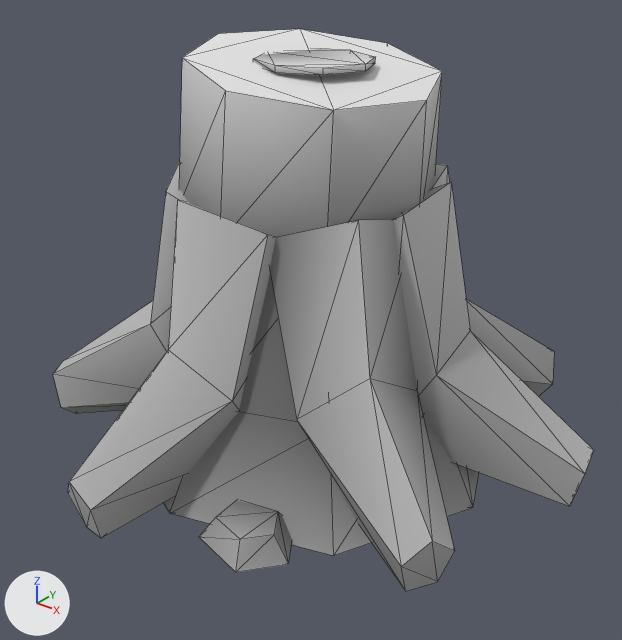
The glTF model assets/models/fiordland/props/stump.glb as it was, and as the next commit left it.
The view is the same before and after, from a 50 mm camera at (0.958, -1.184, 1.022) aimed at (0.035, -0.03, 0.306). The lights are fixed; the arrows at lower left show +X, +Y and +Z. The first picture is the older version. Mesh edges are drawn as thin lines. Vertices at exactly the same position are counted once.

Names of what the first picture shows: 'Stump'.
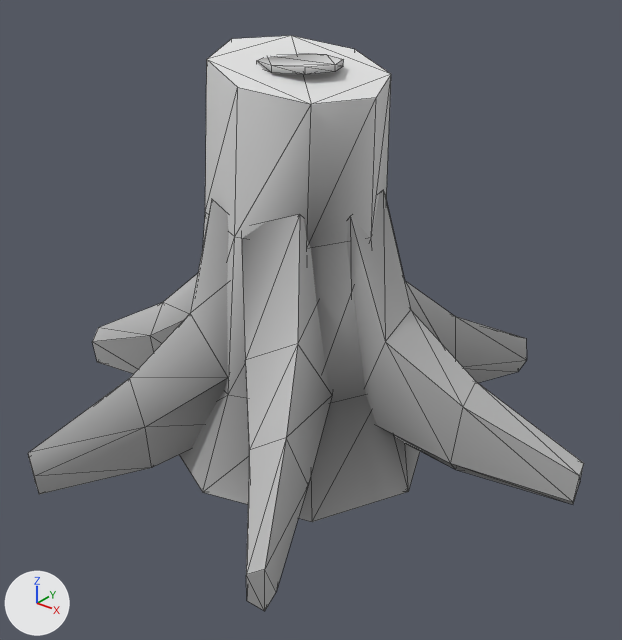
Location of each change, (x1, y1, x2, y2) in pixels of the pictures (622 x 640 px; the box of a moved part takes in the faces that stretch with it):
```json
{"object": "Stump", "change": "reshaped", "before": [53, 29, 594, 591], "after": [28, 35, 584, 611]}
{"part": 1, "of": "me_stump", "change": "moved or reshaped", "before": [164, 29, 479, 556], "after": [179, 35, 420, 522]}
{"part": 2, "of": "me_stump", "change": "added", "after": [257, 54, 343, 75]}
{"part": 3, "of": "me_stump", "change": "rebuilt", "before": [393, 182, 594, 506], "after": [347, 190, 584, 504]}
{"part": 4, "of": "me_stump", "change": "rebuilt", "before": [68, 200, 276, 538], "after": [28, 199, 229, 494]}
{"part": 5, "of": "me_stump", "change": "rebuilt", "after": [92, 273, 198, 374], "on screen": "not visible before"}
{"part": 6, "of": "me_stump", "change": "rebuilt", "before": [431, 164, 554, 396], "after": [386, 200, 527, 383]}
{"part": 7, "of": "me_stump", "change": "rebuilt", "before": [270, 219, 455, 591], "after": [242, 214, 332, 611]}
{"part": 8, "of": "me_stump", "change": "deleted", "before": [253, 49, 376, 75]}
{"part": 9, "of": "me_stump", "change": "deleted", "before": [199, 501, 292, 572]}
{"part": 10, "of": "me_stump", "change": "deleted", "before": [53, 162, 189, 414]}
```

Scene script edits in JSON lines:
```json
{"block": "me_stump", "where": "# used by ob_stump; location = (0.0, 0.0, 0.0)"}
{"op": "remove", "block": "me_stump", "code": "me_stump.from_pydata(...)  # 183 vertices, 318 faces; spans x -0.55..0.55, y -0.5..0.5, z 0.0..0.8"}
{"op": "add", "block": "me_stump", "code": "me_stump.from_pydata(...)  # 168 vertices, 304 faces; spans x -0.55..0.55, y -0.5..0.5, z 0.0..0.8"}
{"block": "me_stump", "change": "me_stump part 1: the loose piece of 32 vertices spanning x -0.424..0.381, y -0.367..0.415, z 0.0..0.8 is scaled about its middle by (0.692, 0.704, 1), then moved by (0.003, -0.034, 0.0)"}
{"block": "me_stump", "change": "me_stump part 2: a new loose piece, an 8-sided cylinder along z spanning x -0.079..0.071, y -0.084..0.063, z 0.768..0.779, in mat_paletteatlas"}
{"block": "me_stump", "change": "me_stump part 3: the loose piece of 15 vertices spanning x -0.012..0.55, y -0.079..0.189, z 0.005..0.574 is rebuilt with 20 vertices and now spans x -0.008..0.55, y -0.082..0.118, z 0.037..0.558"}
{"block": "me_stump", "change": "me_stump part 4: the loose piece of 15 vertices spanning x -0.189..0.073, y -0.5..0.01, z 0.01..0.571 is rebuilt with 20 vertices and now spans x -0.265..0.025, y -0.5..-0.013, z 0.045..0.559"}
{"block": "me_stump", "change": "me_stump part 5: the loose piece of 15 vertices spanning x -0.55..-0.048, y -0.071..0.202, z 0.007..0.569 is rebuilt with 20 vertices and now spans x -0.55..-0.04, y -0.115..0.064, z 0.044..0.559"}
{"block": "me_stump", "change": "me_stump part 6: the loose piece of 15 vertices spanning x -0.079..0.341, y 0.013..0.5, z 0.005..0.577 is rebuilt with 20 vertices and now spans x -0.069..0.258, y -0.007..0.5, z 0.037..0.561"}
{"block": "me_stump", "change": "me_stump part 7: the loose piece of 15 vertices spanning x -0.034..0.463, y -0.277..0.084, z 0.015..0.57 is rebuilt with 20 vertices and now spans x -0.059..0.296, y -0.466..-0.005, z 0.04..0.557"}
{"block": "me_stump", "change": "me_stump part 8: the loose piece of 16 vertices spanning x -0.108..0.108, y -0.081..0.129, z 0.768..0.779 is deleted"}
{"block": "me_stump", "change": "me_stump part 9: the loose piece of 10 vertices spanning x 0.05..0.225, y -0.397..-0.249, z 0.02..0.067 is deleted"}
{"block": "me_stump", "change": "me_stump part 10"}
{"block": "me_stump", "change": "15 vertices are removed from x -0.501..-0.029, y -0.282..0.082, z 0.004..0.563"}
{"block": "me_stump", "change": "26 faces are deleted"}
{"block": "me_stump", "change": "other edits to the shape of me_stump do not show in these pictures"}
```
